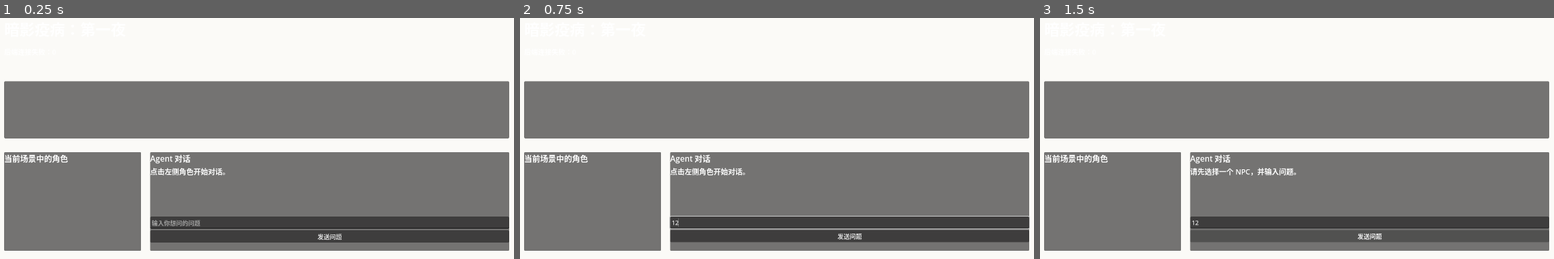
Above: before the commit, frames 1-3 (left to right).
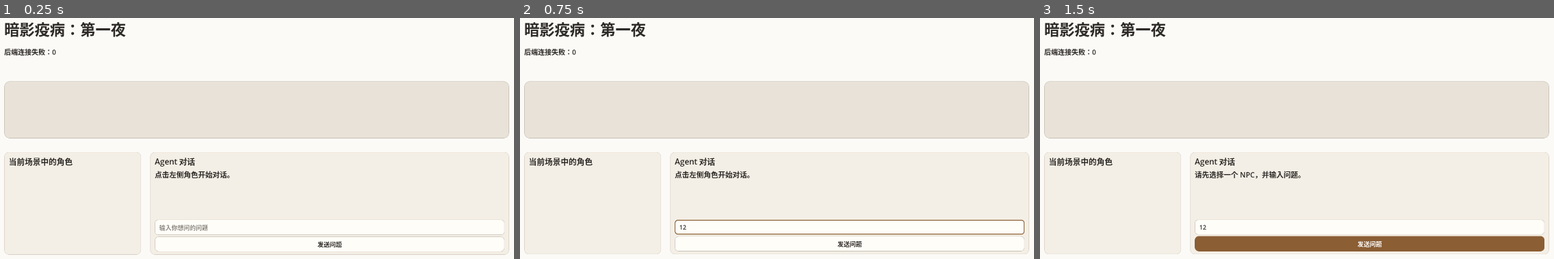
Above: after the commit, the same moments.

Repository: cosmos4ever-eva/disease-narrative-game
Game: Godot game, scene res://Main.tscn
Two runs of this game, one before a commit and one after it. Both use one fixed random seed, a clock stepped at 60 frames per second and the inputs below.
Inputs (mouse positions are in pixels of both pictures, inside the frame that each line leads up to):
- Up to frame 1 (0.25 s): no input
- Up to frame 2 (0.75 s): click (848, 222) at 0.52 s; type "12" at 0.6 s
- Up to frame 3 (1.5 s): click "发送问题" at 1.25 s

The runs differ from the first frame. In frame 1, 64% of the frame differs, in the area x 0-100%, y 1-99%; in frame 2, 64%; in frame 3, 64%.

Commit message:
fix: improve Godot interaction contrast and feedback

Diff:
--- a/godot/scripts/main.gd
+++ b/godot/scripts/main.gd
@@ -16,6 +16,7 @@
 var npc_list: VBoxContainer
 var dialogue_label: Label
 var question_input: LineEdit
+var backdrop_text: Label
 var selected_agent_id := ""
 var agent_names := {
 	"agent_wilson": "Wilson",
@@ -26,9 +27,45 @@
 }
 
 func _ready() -> void:
+	apply_light_theme()
 	build_shell()
 	GameClient.http.request_completed.connect(_on_api_response)
 	GameClient.get_state()
+
+func apply_light_theme() -> void:
+	var ui_theme := Theme.new()
+	ui_theme.set_color("font_color", "Label", Color("#2d2a27"))
+	ui_theme.set_color("font_color", "Button", Color("#2d2a27"))
+	ui_theme.set_color("font_hover_color", "Button", Color.WHITE)
+	ui_theme.set_color("font_pressed_color", "Button", Color.WHITE)
+	ui_theme.set_color("font_disabled_color", "Button", Color("#8e8a84"))
+	ui_theme.set_color("font_color", "LineEdit", Color("#2d2a27"))
+	ui_theme.set_color("font_placeholder_color", "LineEdit", Color("#8e8a84"))
+	ui_theme.set_stylebox("normal", "Button", make_style(Color("#fffdf8"), Color("#c8c0b5"), 1, 10))
+	ui_theme.set_stylebox("hover", "Button", make_style(Color("#8b5e34"), Color("#8b5e34"), 1, 10))
+	ui_theme.set_stylebox("pressed", "Button", make_style(Color("#6c4527"), Color("#6c4527"), 1, 10))
+	ui_theme.set_stylebox("disabled", "Button", make_style(Color("#e1ded8"), Color("#d0cbc3"), 1, 10))
+	ui_theme.set_stylebox("normal", "LineEdit", make_style(Color("#fffdf8"), Color("#c8c0b5"), 1, 8))
+	ui_theme.set_stylebox("focus", "LineEdit", make_style(Color("#fffdf8"), Color("#8b5e34"), 2, 8))
+	theme = ui_theme
+
+func make_style(background: Color, border: Color, border_width: int, radius: int) -> StyleBoxFlat:
+	var style := StyleBoxFlat.new()
+	style.bg_color = background
+	style.border_color = border
+	style.border_width_left = border_width
+	style.border_width_top = border_width
+	style.border_width_right = border_width
+	style.border_width_bottom = border_width
+	style.corner_radius_top_left = radius
+	style.corner_radius_top_right = radius
+	style.corner_radius_bottom_left = radius
+	style.corner_radius_bottom_right = radius
+	style.content_margin_left = 12
+	style.content_margin_right = 12
+	style.content_margin_top = 8
+	style.content_margin_bottom = 8
+	return style
 
 func build_shell() -> void:
 	var background := ColorRect.new()
@@ -63,8 +100,9 @@
 
 	var backdrop := PanelContainer.new()
 	backdrop.custom_minimum_size = Vector2(0, 150)
+	backdrop.add_theme_stylebox_override("panel", make_style(Color("#e8e2d8"), Color("#c8c0b5"), 1, 14))
 	column.add_child(backdrop)
-	var backdrop_text := Label.new()
+	backdrop_text = Label.new()
 	backdrop_text.name = "BackdropText"
 	backdrop_text.horizontal_alignment = HORIZONTAL_ALIGNMENT_CENTER
 	backdrop_text.vertical_alignment = VERTICAL_ALIGNMENT_CENTER
@@ -81,6 +119,7 @@
 
 	var evidence_panel := PanelContainer.new()
 	evidence_panel.custom_minimum_size = Vector2(360, 260)
+	evidence_panel.add_theme_stylebox_override("panel", make_style(Color("#f4efe6"), Color("#d9d0c4"), 1, 12))
 	lower.add_child(evidence_panel)
 	var evidence_column := VBoxContainer.new()
 	evidence_panel.add_child(evidence_column)
@@ -93,6 +132,7 @@
 
 	var dialogue_panel := PanelContainer.new()
 	dialogue_panel.size_flags_horizontal = Control.SIZE_EXPAND_FILL
+	dialogue_panel.add_theme_stylebox_override("panel", make_style(Color("#f4efe6"), Color("#d9d0c4"), 1, 12))
 	lower.add_child(dialogue_panel)
 	var dialogue_column := VBoxContainer.new()
 	dialogue_panel.add_child(dialogue_column)
@@ -172,6 +212,7 @@
 func _on_api_response(_result: int, response_code: int, _headers: PackedStringArray, body: PackedByteArray) -> void:
 	if response_code != 200:
 		status_label.text = "后端连接失败：" + str(response_code)
+		question_input.editable = true
 		return
 	var parsed = JSON.parse_string(body.get_string_from_utf8())
 	if parsed is Dictionary and parsed.has("npc_states"):
@@ -180,12 +221,12 @@
 		status_label.text = "第 %d 天 · %s · 行动力 %d/%d · 当前场景：%s" % [state.get("day", 1), "白天" if state.get("phase") == "day" else "夜晚", state.get("action_points", 0), state.get("max_action_points", 3), state.get("current_scene", "camp")]
 		description_label.text = scenes.get(state.get("current_scene", "camp"), {}).get("description", "")
 		render_scenes()
-		var backdrop_text := get_node_or_null("MarginContainer/VBoxContainer/PanelContainer/BackdropText")
-		if backdrop_text:
-			backdrop_text.text = "%s  %s" % [scenes.get(state.get("current_scene", "camp"), {}).get("symbol", ""), scenes.get(state.get("current_scene", "camp"), {}).get("name", "")]
+		backdrop_text.text = "%s  %s" % [scenes.get(state.get("current_scene", "camp"), {}).get("symbol", ""), scenes.get(state.get("current_scene", "camp"), {}).get("name", "")]
 	elif parsed is Dictionary and parsed.has("dialogue"):
 		dialogue_label.text = parsed["dialogue"]
+		question_input.editable = true
 	elif parsed is Dictionary and parsed.has("valid"):
+		question_input.editable = true
 		GameClient.get_state()
 
 func _ask_selected_agent() -> void:
@@ -193,6 +234,7 @@
 		dialogue_label.text = "请先选择一个 NPC，并输入问题。"
 		return
 	dialogue_label.text = "对方正在回忆……"
+	question_input.editable = false
 	GameClient.ask(selected_agent_id, question_input.text.strip_edges())
 	question_input.clear()
 
